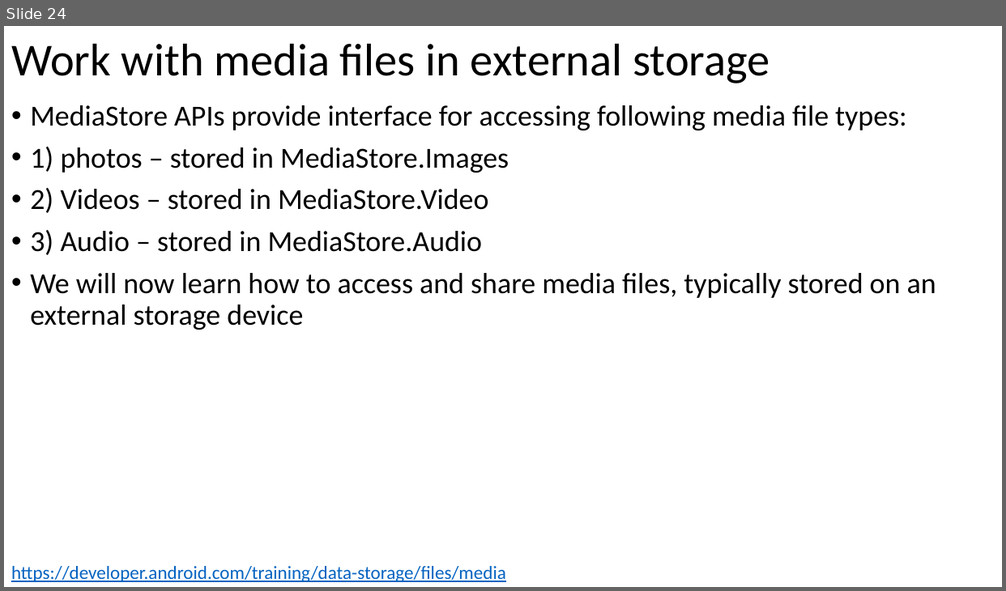
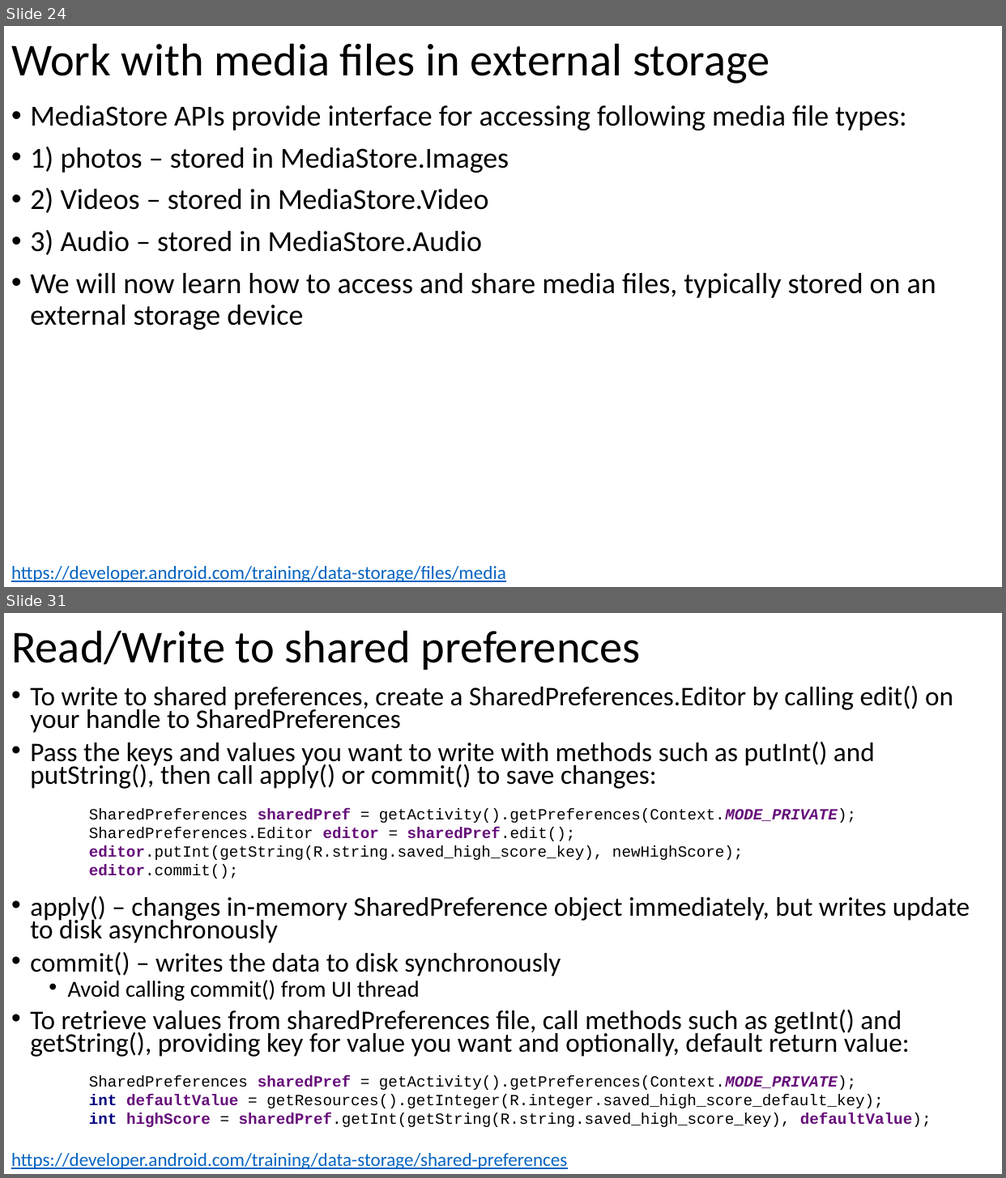
Before and after one commit to russellu/cs230, a slide deck: Lecture_11.pptx. Shown one above the other, each under a label of ours: slide 24 before the commit, slides 24 and 31 after it; the slides between them are not shown. The pictures are 1006x591 and 1006x1178 pixels, drawn with LibreOffice and Linux fonts; fonts in the diff are those of the drawing. Boxes give left, top, right and bottom in pixels: in the first picture for what was removed or moved away, otherwise in the second. Text is boxed around its words. In the diff, an @@ line names an element or a change of style, - is before the commit and + after.

```diff
--- a/Lecture_11.pptx
+++ b/Lecture_11.pptx
@@ slide 31 added at (4,613,1002,1174), background #FFFFFF @@
@@ title added at (11,630,641,670), 44 pt, text #000000 @@
+Read/Write to shared preferences
@@ text added at (30,686,970,1057), 25.9 pt, text #000000 @@
+• To write to shared preferences, create a SharedPreferences.Editor by calling edit() on your handle to SharedPreferences
+• Pass the keys and values you want to write with methods such as putInt() and putString(), then call apply() or commit() to save changes:
+• apply() – changes in-memory SharedPreference object immediately, but writes update to disk asynchronously
+• commit() – writes the data to disk synchronously
+  • Avoid calling commit() from UI thread
+• To retrieve values from sharedPreferences file, call methods such as getInt() and getString(), providing key for value you want and optionally, default return value:
@@ text added at (89,808,856,879), 15 pt, text #000000 @@
+SharedPreferences sharedPref = getActivity().getPreferences(Context.MODE_PRIVATE);
+SharedPreferences.Editor editor = sharedPref.edit();
+editor.putInt(getString(R.string.saved_high_score_key), newHighScore);
+editor.commit();
@@ text added at (89,1076,931,1127), 15 pt, text #000000 @@
+SharedPreferences sharedPref = getActivity().getPreferences(Context.MODE_PRIVATE);
+int defaultValue = getResources().getInteger(R.integer.saved_high_score_default_key);
+int highScore = sharedPref.getInt(getString(R.string.saved_high_score_key), defaultValue);
@@ text added at (11,1153,567,1169), 18 pt, text #0563C1, underline @@
+https://developer.android.com/training/data-storage/shared-preferences
```
Also in this commit, not shown: 3 slides changed, 6 other slides added.
